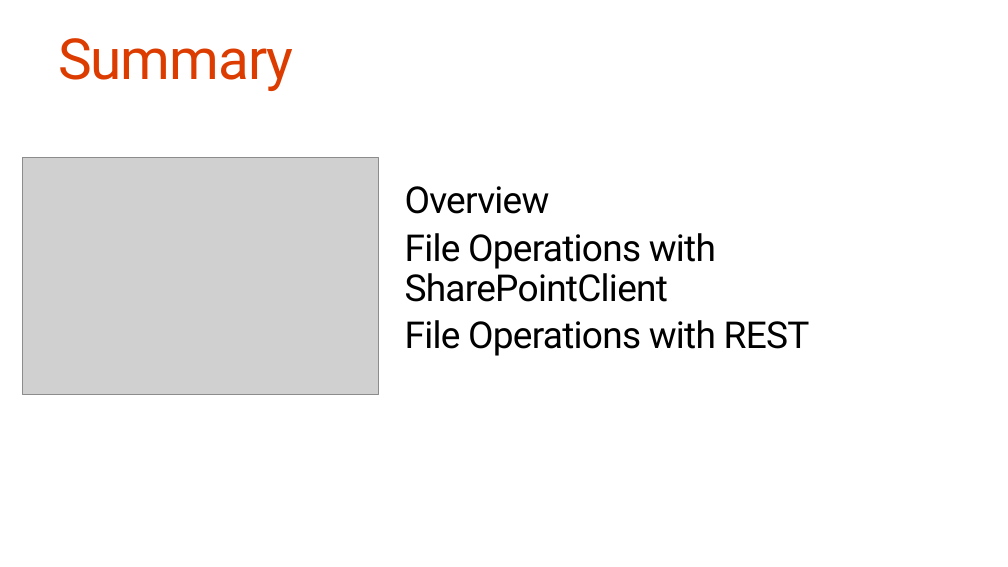
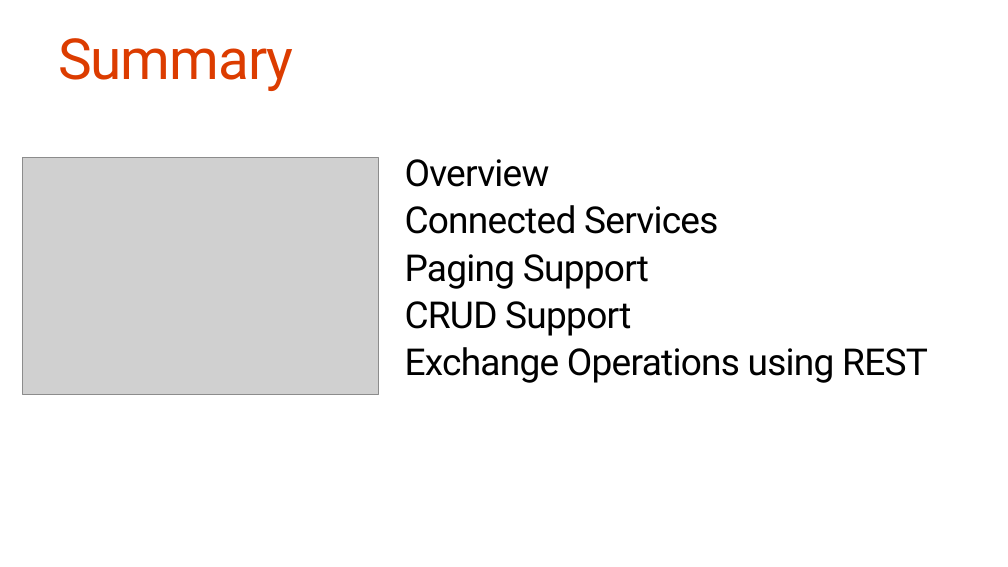
Before and after one commit to OfficeDev/TrainingContent, a slide deck: slide 32 of O3653-2 Deep Dive into Office 365 APIs for Calendar, Mail, and Contacts/O3653-2 Deep Dive into Office 365 APIs for Calendar, Mail, and Contacts.pptx (slide 25 before the commit). Drawn at 1008x567 pixels with LibreOffice and Linux fonts; fonts in the diff are those of the drawing; grey boxes stand for pictures. Boxes give left, top, right and bottom in pixels: in the first picture for what was removed or moved away, otherwise in the second. Text is boxed around its words. In the diff, an @@ line names an element or a change of style, - is before the commit and + after.

```diff
--- a/O3653-2 Deep Dive into Office 365 APIs for Calendar, Mail, and Contacts/O3653-2 Deep Dive into Office 365 APIs for Calendar, Mail, and Contacts.pptx
+++ b/O3653-2 Deep Dive into Office 365 APIs for Calendar, Mail, and Contacts/O3653-2 Deep Dive into Office 365 APIs for Calendar, Mail, and Contacts.pptx
@@ text at <box>405,205,928,383</box>: text changed @@
-File Operations with SharePointClient
-File Operations with REST
+Connected Services
+Paging Support
+CRUD Support
+Exchange Operations using REST
```
Also in this commit, not shown: 13 other slides changed, 14 slides added, 7 slides removed, 8 other files.
